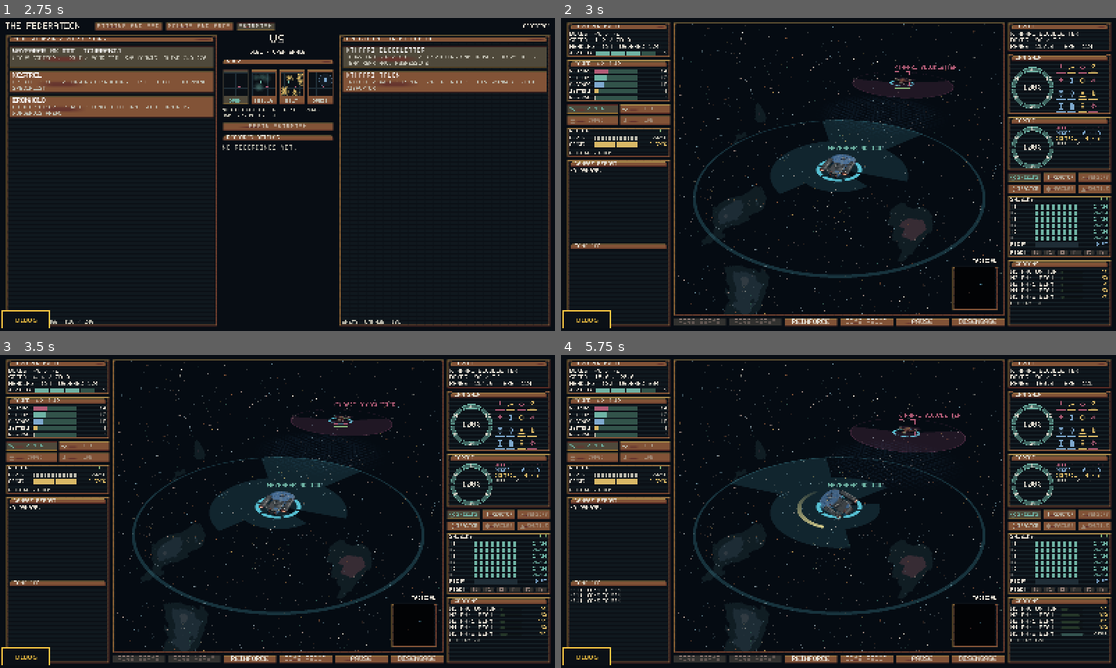
Above: before the commit, frames 1-4 (two rows, left to right).
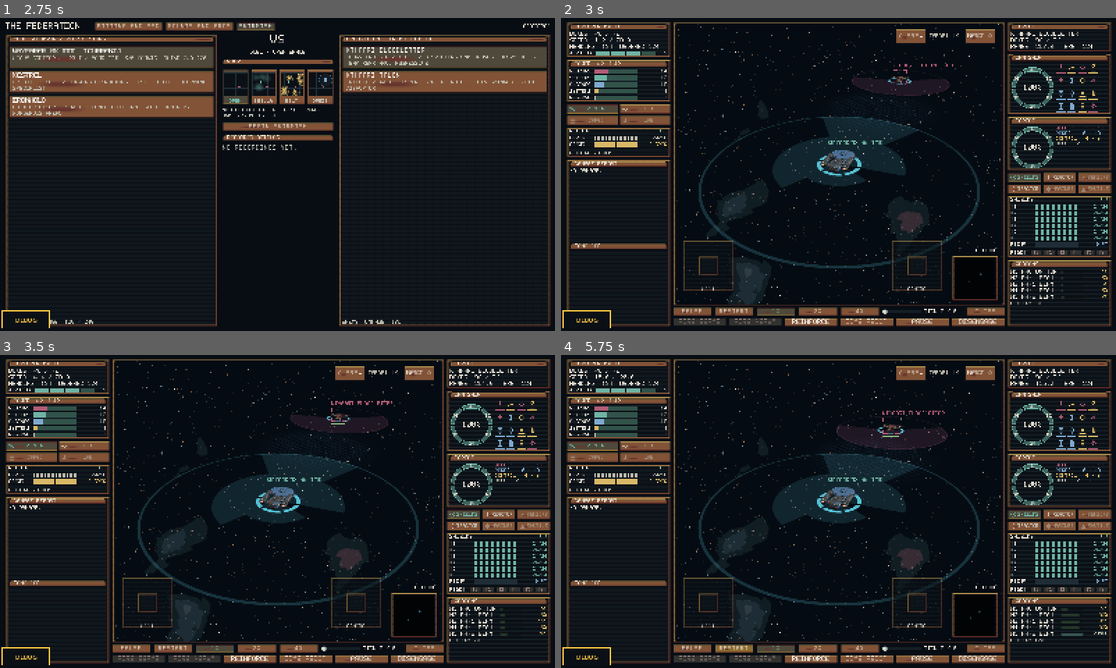
Above: after the commit, the same moments.

Repository: RubenTipparach/the-federation
Game: Godot game, scene res://scenes/main.tscn
The game is run twice, just before and just after one commit, with the same random seed, the same clock (stepped at 60 frames per second) and the same inputs.
Inputs (mouse positions are in pixels of both pictures, inside the frame that each line leads up to):
- Up to frame 1 (2.75 s): click "Fitting and SSD" at 0.5 s; click "Mounts and arcs" at 1.25 s; click "Skirmish" at 2 s
- Up to frame 2 (3 s): click "Begin skirmish" at 2.75 s
- Up to frame 3 (3.5 s): no input
- Up to frame 4 (5.75 s): click (733, 649) at 3.5 s, where only the run after the commit has a clickable "Restart"; click (733, 649) at 4.25 s, where only the run after the commit has a clickable "Restart"; click (733, 649) at 5 s, where only the run after the commit has a clickable "Restart"

Frame 1 is identical in both runs. In frame 2, 7.4% of the frame differs, in the area x 20-80%, y 1-96%; in frame 3, 7.5%; in frame 4, 10%, in the area x 1-96%, y 1-96%.

Commit message:
Add a switch that takes the whole interface out of the frame
Every other flag asks which PART of the picture costs something. This one asks
the question that should come first: is it the interface at all. The battle
keeps running and the 3D view keeps rendering, so what is removed is the
interface and nothing else.

It reaches both halves of the cost, which is the point. Hiding the panels stops
Godot culling and recording every visible CanvasItem in them, and the flag also
returns early from _refresh_hud and _position_ship_labels so nothing is
formatted into a panel nobody can see. The HUD repaint flag only ever reached
the second half, which is why turning it all the way down can barely move a
frame while the interface is still most of it.

Measured on the exported build with it, on and then off:

  frame  138.6 ms -> 128.7      script  15.7 -> 5.0
  draws  317 -> 92              prims   7370 -> 3256

So the interface is 225 of 317 draw calls, and 10.7 milliseconds of script in
a browser against about 1 millisecond for the same work measured natively by
scripts/bench-ui.sh. That gap between the two numbers is the answer to why a
phone suffers from this far more than a desktop does, and it is now a
measurement rather than an inference.

Also fixes the script and rest split added in the previous commit, which was
wrong. Godot reports its timing monitors for the LAST frame only, and it was
being sampled once and compared against a frame time averaged over a hundred,
so the two numbers came from different frames. Observed inverting itself
between samples: 18 script against 129 rest, then 139 against 5, with the total
barely moving. It is accumulated over the same window as the frame time now.

Co-Authored-By: Claude Opus 5 <noreply@anthropic.com>
Claude-Session: https://claude.ai/code/session_01CvwCzyN7nJMTRzM6y36WyC

Diff:
--- a/data/debug.json
+++ b/data/debug.json
@@ -2,49 +2,103 @@
   "_comment": "The debug overlay's switches. Every one is VIEW ONLY: a switch here may hide something, stop something r …(382 unchanged characters)…
   "_kinds": "bool is on or off. cycle steps through values, and the first value is the default. cost is what measuring said the thing was worth, in milliseconds per frame at 800x500 under a CPU rasteriser: meaningless absolutely, useful for ordering the list worst first.",
   "order": [
-    "sky", "clouds", "grid", "arcs", "flares",
-    "terrain", "worlds", "inset", "render_scale", "hud_hz"
+    "hud",
+    "sky",
+    "clouds",
+    "grid",
+    "arcs",
+    "flares",
+    "terrain",
+    "worlds",
+    "inset",
+    "render_scale",
+    "hud_hz"
   ],
   "flags": {
+    "hud": {
+      "label": "Game UI",
+      "kind": "bool",
+      "default": true,
+      "cost": "the whole 2D interface, drawn and updated",
+      "note": "Hides every panel and every screen space label, and stops the HUD refresh running at all. The battle and the 3D view carry on, and this overlay is on its own layer so it stays. Turn it off to find out how much of the frame is the interface, before spending time on which part of it."
+    },
     "sky": {
-      "label": "Starfield", "kind": "bool", "default": true, "cost": "25.0",
+      "label": "Starfield",
+      "kind": "bool",
+      "default": true,
+      "cost": "25.0",
       "note": "Voronoi stars over an fbm nebula, evaluated per pixel of sky every frame."
     },
     "clouds": {
-      "label": "Nebulae", "kind": "bool", "default": true, "cost": "fill",
+      "label": "Nebulae",
+      "kind": "bool",
+      "default": true,
+      "cost": "fill",
       "note": "Additive, double sided, no depth write. One cloud can cover the screen."
     },
     "grid": {
-      "label": "Deck grid", "kind": "bool", "default": true, "cost": "3.4",
+      "label": "Deck grid",
+      "kind": "bool",
+      "default": true,
+      "cost": "3.4",
       "note": "A full screen transparent quad drawn before everything else."
     },
     "arcs": {
-      "label": "Arcs + rings", "kind": "bool", "default": true, "cost": "fill",
+      "label": "Arcs + rings",
+      "kind": "bool",
+      "default": true,
+      "cost": "fill",
       "note": "Twelve wedges, six shield bands and a range ring per ship, all blended."
     },
     "flares": {
-      "label": "Impact flares", "kind": "bool", "default": true, "cost": "fill",
+      "label": "Impact flares",
+      "kind": "bool",
+      "default": true,
+      "cost": "fill",
       "note": "The shield glow behind a struck facing."
     },
     "terrain": {
-      "label": "Terrain", "kind": "bool", "default": true, "cost": "geometry",
+      "label": "Terrain",
+      "kind": "bool",
+      "default": true,
+      "cost": "geometry",
       "note": "Every rock, cloud and world at once, for a floor on what the map costs."
     },
     "worlds": {
-      "label": "World art", "kind": "bool", "default": true, "cost": "target",
+      "label": "World art",
+      "kind": "bool",
+      "default": true,
+      "cost": "target",
       "note": "Stops the planet's own viewport redrawing. The planet freezes rather than vanishing."
     },
     "inset": {
-      "label": "Plan inset", "kind": "bool", "default": true, "cost": "target",
+      "label": "Plan inset",
+      "kind": "bool",
+      "default": true,
+      "cost": "target",
       "note": "A second camera on the same world: small, but it repeats every draw call."
     },
     "render_scale": {
-      "label": "Render scale", "kind": "cycle", "values": [1.0, 0.75, 0.5, 0.35],
+      "label": "Render scale",
+      "kind": "cycle",
+      "values": [
+        1.0,
+        0.75,
+        0.5,
+        0.35
+      ],
       "cost": "pixels",
       "note": "How many 3D pixels are drawn before the view is stretched to fit. The bluntest instrument here and usually the most effective."
     },
     "hud_hz": {
-      "label": "HUD repaint", "kind": "cycle", "values": [60, 30, 15, 5],
+      "label": "HUD repaint",
+      "kind": "cycle",
+      "values": [
+        60,
+        30,
+        15,
+        5
+      ],
       "cost": "cpu",
       "note": "How often the panels repaint. The simulation keeps stepping at full rate either way, so this isolates interface cost from everything else."
     }
--- a/src/ui/combat_screen.gd
+++ b/src/ui/combat_screen.gd
@@ -770,6 +770,10 @@
 
 
 func _refresh_hud() -> void:
+	# Hidden means not updated. A panel nobody can see still pays for every
+	# string formatted into it, and half a switch would measure half a thing.
+	if not DebugFlags.on("hud"):
+		return
 	_sync_fire_buttons()
 	if battle == null:
 		return
@@ -845,8 +849,9 @@
 ## firing check asks the same question through the same call, so a contact that
 ## cannot be shot at is never shown as one that can (CLAUDE.md 4.1).
 ## The debug overlay's switches that belong to this screen rather than to the
-## world: the second 3D render, which is the inset.
+## world: the second 3D render, and the whole interface.
 func _apply_debug() -> void:
+	_apply_hud_visible(DebugFlags.on("hud"))
 	var inset: SubViewport = $Mid/ViewPanel/Stack/InsetFrame/InsetContainer/Inset
 	var want: int = SubViewport.UPDATE_WHEN_PARENT_VISIBLE if DebugFlags.on("inset") \
 		else SubViewport.UPDATE_DISABLED
@@ -876,7 +881,7 @@
 
 
 func _position_ship_labels() -> void:
-	if battle == null:
+	if battle == null or not DebugFlags.on("hud"):
 		return
 	var world: Node3D = _world()
 	var stack: Control = $Mid/ViewPanel/Stack
@@ -987,3 +992,32 @@
 	_report_lines.append(line)
 	if _report_lines.size() > 40:
 		_report_lines = _report_lines.slice(-40)
+
+
+## Everything that is interface, as one switch.
+##
+## The battle keeps running and the 3D view keeps rendering, so what this
+## measures is the interface and nothing else: both what it costs to DRAW,
+## which is the per frame cull and record of every visible CanvasItem, and what
+## it costs to UPDATE, which is _refresh_hud. Those are separate costs and the
+## HUD repaint flag only reaches the second, which is why turning that one all
+## the way down can change a frame very little while the interface is still
+## most of it.
+##
+## Listed rather than derived from a container, because the middle column holds
+## the 3D view as well as the two button rows and hiding it would hide the
+## thing being measured against.
+const HUD_PARTS: Array = [
+	"Left", "Right", "Mid/Actions", "Mid/ReplayBar",
+	"Mid/ViewPanel/Stack/Bracket0", "Mid/ViewPanel/Stack/Bracket1",
+	"Mid/ViewPanel/Stack/PlayerLabel", "Mid/ViewPanel/Stack/EnemyLabel",
+	"Mid/ViewPanel/Stack/EnemyStatus", "Mid/ViewPanel/Stack/InsetCaption",
+	"Mid/ViewPanel/Stack/TouchControls", "Mid/ViewPanel/Stack/InsetFrame",
+]
+
+
+func _apply_hud_visible(on: bool) -> void:
+	for path in HUD_PARTS:
+		var node: CanvasItem = get_node_or_null(NodePath(path)) as CanvasItem
+		if node != null and node.visible != on:
+			node.visible = on
--- a/src/ui/debug_panel.gd
+++ b/src/ui/debug_panel.gd
@@ -46,6 +46,13 @@
 ## the sample window rather than whichever frame happened to land on it.
 var _frames: int = 0
 var _elapsed: float = 0.0
+## Script time accumulated over the same window as _elapsed. Godot reports its
+## timing monitors for the LAST frame only, so sampling one of them against an
+## averaged frame time compares two different frames and the split can come out
+## inverted. Observed doing exactly that before this was averaged: 18 script
+## against 129 rest on one sample and 139 against 5 on the next, with the total
+## barely moving.
+var _script_elapsed: float = 0.0
 ## Touch indices currently down. Watched, never consumed: the overlay must not
 ## be able to swallow a helm order it happened to see first.
 var _fingers: Dictionary = {}
@@ -125,6 +132,8 @@
 	$Panel/V/Graph.push(delta * 1000.0)
 	_frames += 1
 	_elapsed += delta
+	_script_elapsed += (Performance.get_monitor(Performance.TIME_PROCESS)
+		+ Performance.get_monitor(Performance.TIME_PHYSICS_PROCESS))
 	_since_sample += delta
 	if _since_sample < 1.0 / SAMPLE_HZ:
 		return
@@ -133,6 +142,7 @@
 	_since_sample = 0.0
 	_frames = 0
 	_elapsed = 0.0
+	_script_elapsed = 0.0
 
 
 ## What a frame costs, and the one split that says who to blame.
@@ -156,11 +166,10 @@
 	var prims: int = int(Performance.get_monitor(
 		Performance.RENDER_TOTAL_PRIMITIVES_IN_FRAME))
 	var mem: float = Performance.get_monitor(Performance.RENDER_VIDEO_MEM_USED) / 1048576.0
-	# Godot reports these in seconds, and each is the LAST frame rather than an
-	# average, which is why they are shown beside an averaged frame time rather
-	# than subtracted from it and presented as a percentage.
-	var script_ms: float = (Performance.get_monitor(Performance.TIME_PROCESS)
-		+ Performance.get_monitor(Performance.TIME_PHYSICS_PROCESS)) * 1000.0
+	# Averaged over the same window as the frame time, because Godot reports
+	# these for the last frame only and comparing one frame's script time to a
+	# hundred frames' average is how a split comes out backwards.
+	var script_ms: float = (_script_elapsed / maxf(1.0, float(_frames))) * 1000.0
 	var rest_ms: float = maxf(ms - script_ms, 0.0)
 	$Panel/V/Counters.text = "\n".join([
 		"%5.1f ms      %5.1f fps" % [ms, 1000.0 / maxf(ms, 0.001)],
